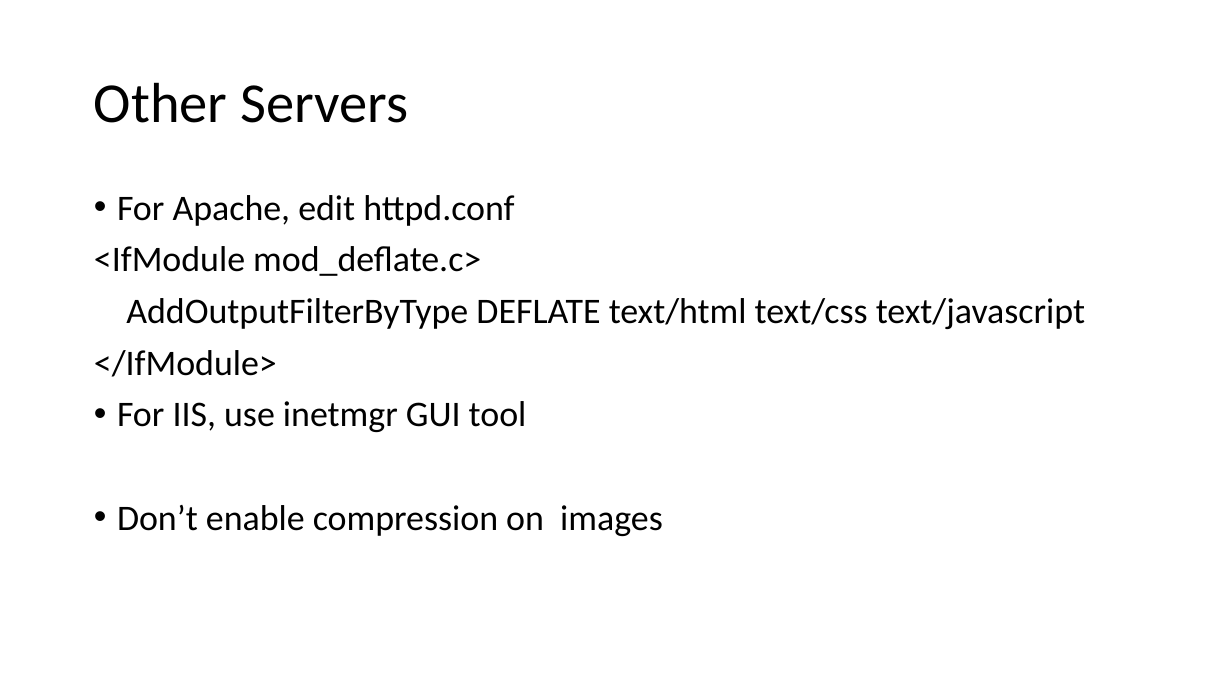
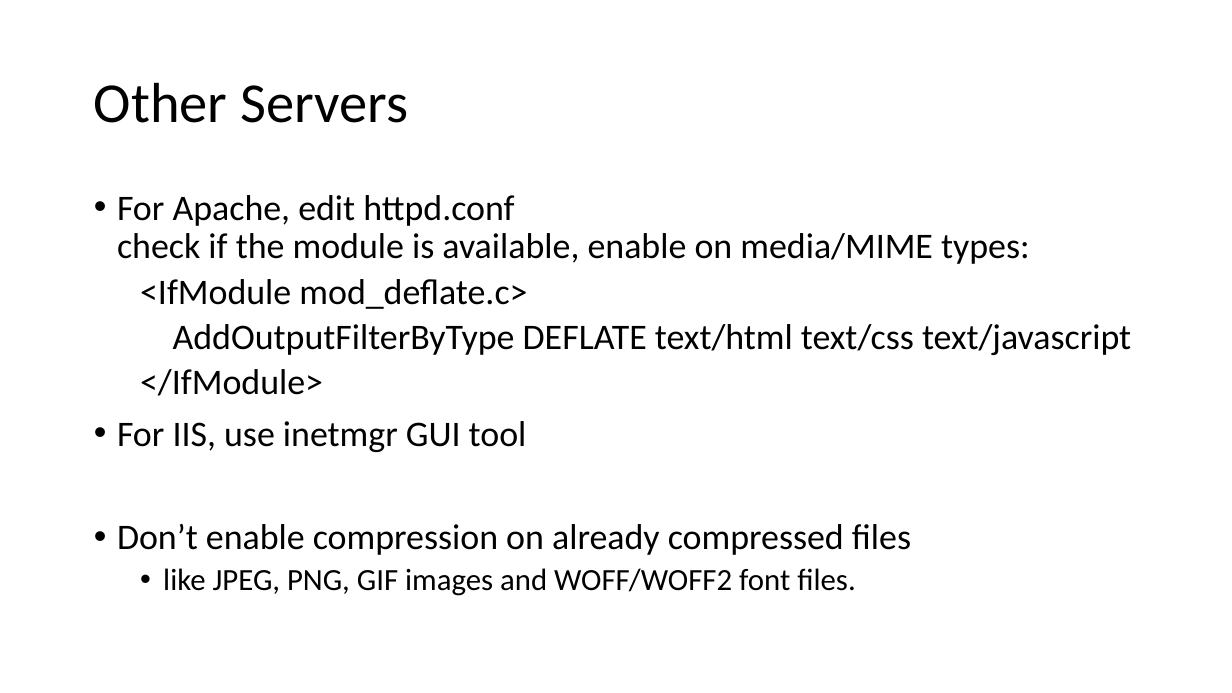
Before and after one commit to GTC-JS/ExtraPresentations, a slide deck: slide 14 of Web Optimization.pptx. Drawn at 1232x693 pixels with LibreOffice and Linux fonts; fonts in the diff are those of the drawing. Boxes give left, top, right and bottom in pixels: in the first picture for what was removed or moved away, otherwise in the second. Text is boxed around its words. In the diff, an @@ line names an element or a change of style, - is before the commit and + after.

Commit message:
oct 14

```diff
--- a/Web Optimization.pptx
+++ b/Web Optimization.pptx
@@ text at box(117, 195, 1030, 264): text changed @@
-• For Apache, edit httpd.conf
+• For Apache, edit httpd.conf
+  check if the module is available, enable on media/MIME types:
@@ text at box(140, 279, 1131, 396): list level 1 to 2 in "<IfModule mod_deflate.c>"; list level 1 to 2 in "AddOutputFilterByType DEFLATE text/html text/css text/javasc ..."; list level 1 to 2 in "</IfModule>" @@
@@ text at box(117, 524, 911, 596): text changed @@
-• Don’t enable compression on images
+• Don’t enable compression on already compressed files
+  • like JPEG, PNG, GIF images and WOFF/WOFF2 font files.
```
Also in this commit, not shown: 2 other slides changed, 1 slide added.
